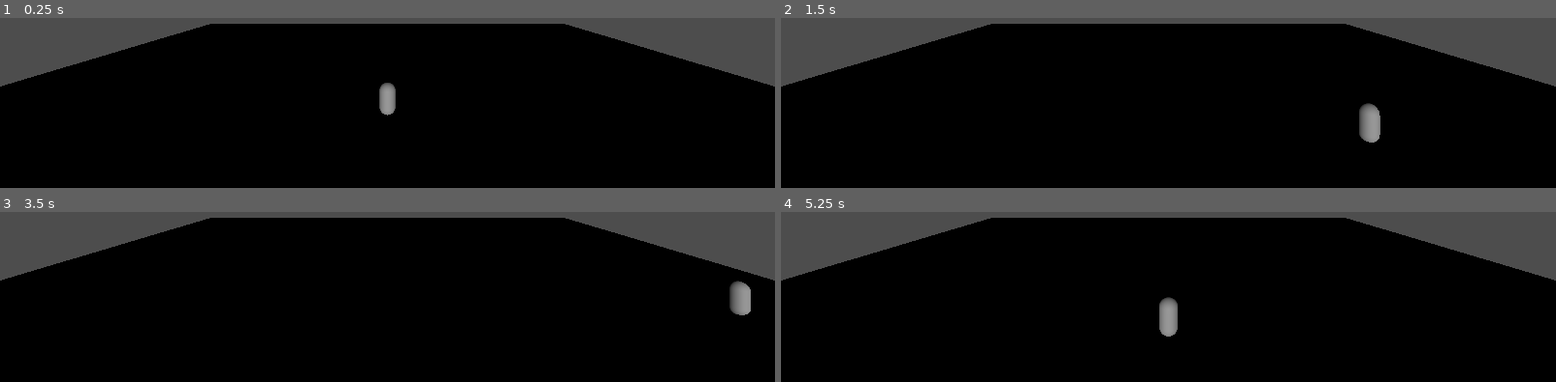
Above: before the commit, frames 1-4 (two rows, left to right).
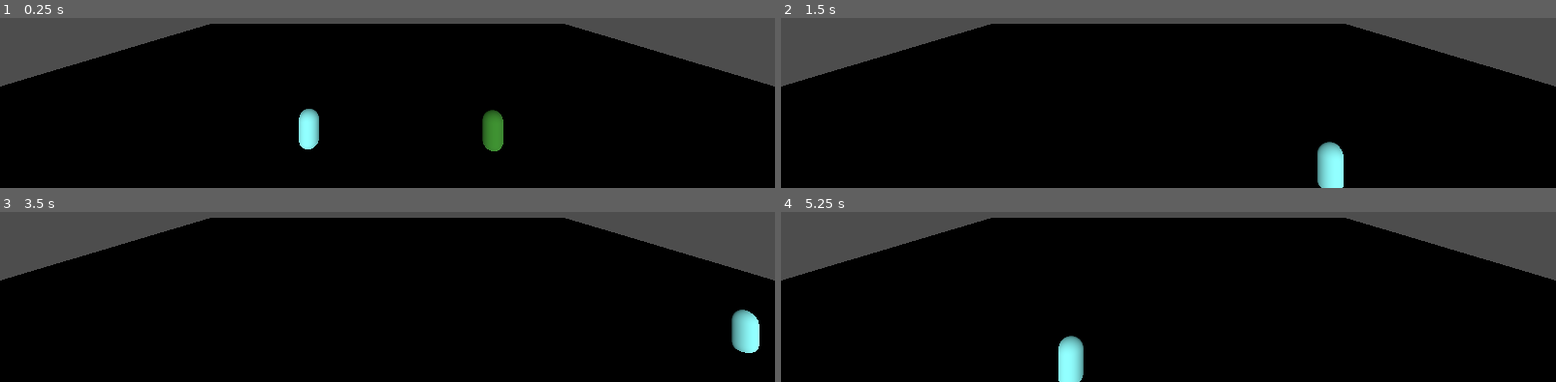
Above: after the commit, the same moments.

Repository: FlyingCowMaster/Shared-Custody
Game: Godot game, scene res://scenes/main.tscn
Same seed, same stepped clock (60 frames per second), same inputs: the game is played once before the commit and once after it.
Inputs:
- Up to frame 1 (0.25 s): no input
- Up to frame 2 (1.5 s): tap Enter at 0.5 s; hold D (move_right) 0.53-1.28 s; hold Down (move_down2, bound only after the commit) 0.53-1.28 s; tap Left (move_left2, bound only after the commit) at 0.8, 1.35 s; hold S (move_down) from 1.28 s (still down)
- Up to frame 3 (3.5 s): tap Right (move_right2, bound only after the commit) at 1.55 s; release S (move_down) at 2.03 s; hold D (move_right) 2.03-2.78 s; hold Right (move_right2, bound only after the commit) 2.03-2.78 s; tap Up (move_up2, bound only after the commit) at 2.3, 2.85 s; tap Space at 2.75 s; hold W (move_up) from 2.78 s (still down); tap Down (move_down2, bound only after the commit) at 3.05 s
- Up to frame 4 (5.25 s): release W (move_up) at 3.53 s; hold Down (move_down2, bound only after the commit) 3.53-4.28 s; hold A (move_left) 3.53-5.03 s; tap Left (move_left2, bound only after the commit) at 3.8, 4.35 s; tap Right (move_right2, bound only after the commit) at 4.55 s; hold S (move_down) from 5.03 s (still down); hold Right (move_right2, bound only after the commit) from 5.03 s (still down)

The runs differ from the first frame. In frame 1, 1.5% of the frame differs, in the area x 38-65%, y 38-79%; in frame 2, 1.4%; in frame 3, 1.2%; in frame 4, 1.3%.

Commit message:
seperated player into father and mother scenes

Diff:
--- a/shared-custody/project.godot
+++ b/shared-custody/project.godot
@@ -48,6 +48,26 @@
 "events": [Object(InputEventKey,"resource_local_to_scene":false,"resource_name":"","device":-1,"window_id":0,"alt_press …(192 unchanged characters)…
 ]
 }
+move_up2={
+"deadzone": 0.2,
+"events": [Object(InputEventKey,"resource_local_to_scene":false,"resource_name":"","device":-1,"window_id":0,"alt_pressed":false,"shift_pressed":false,"ctrl_pressed":false,"meta_pressed":false,"pressed":false,"keycode":0,"physical_keycode":4194320,"key_label":0,"unicode":0,"location":0,"echo":false,"script":null)
+]
+}
+move_down2={
+"deadzone": 0.2,
+"events": [Object(InputEventKey,"resource_local_to_scene":false,"resource_name":"","device":-1,"window_id":0,"alt_pressed":false,"shift_pressed":false,"ctrl_pressed":false,"meta_pressed":false,"pressed":false,"keycode":0,"physical_keycode":4194322,"key_label":0,"unicode":0,"location":0,"echo":false,"script":null)
+]
+}
+move_left2={
+"deadzone": 0.2,
+"events": [Object(InputEventKey,"resource_local_to_scene":false,"resource_name":"","device":-1,"window_id":0,"alt_pressed":false,"shift_pressed":false,"ctrl_pressed":false,"meta_pressed":false,"pressed":false,"keycode":0,"physical_keycode":4194319,"key_label":0,"unicode":0,"location":0,"echo":false,"script":null)
+]
+}
+move_right2={
+"deadzone": 0.2,
+"events": [Object(InputEventKey,"resource_local_to_scene":false,"resource_name":"","device":-1,"window_id":0,"alt_pressed":false,"shift_pressed":false,"ctrl_pressed":false,"meta_pressed":false,"pressed":false,"keycode":0,"physical_keycode":4194321,"key_label":0,"unicode":0,"location":0,"echo":false,"script":null)
+]
+}
 
 [rendering]
 
--- /dev/null
+++ b/shared-custody/scenes/father.tscn
@@ -0,0 +1,20 @@
+[gd_scene load_steps=5 format=3 uid="uid://diirsbe27rlth"]
+
+[ext_resource type="Script" uid="uid://d0qahpmitxhvx" path="res://scripts/father.gd" id="1_ltch0"]
+
+[sub_resource type="CapsuleShape3D" id="CapsuleShape3D_g2els"]
+
+[sub_resource type="StandardMaterial3D" id="StandardMaterial3D_ltch0"]
+albedo_color = Color(0.21960784, 0.56078434, 0.16078432, 1)
+
+[sub_resource type="CapsuleMesh" id="CapsuleMesh_3vyb7"]
+material = SubResource("StandardMaterial3D_ltch0")
+
+[node name="Father" type="CharacterBody3D"]
+script = ExtResource("1_ltch0")
+
+[node name="CollisionShape3D" type="CollisionShape3D" parent="."]
+shape = SubResource("CapsuleShape3D_g2els")
+
+[node name="MeshInstance3D" type="MeshInstance3D" parent="."]
+mesh = SubResource("CapsuleMesh_3vyb7")
--- a/shared-custody/scenes/main.tscn
+++ b/shared-custody/scenes/main.tscn
@@ -1,6 +1,7 @@
-[gd_scene load_steps=4 format=3 uid="uid://dskd24wir2iks"]
+[gd_scene load_steps=5 format=3 uid="uid://dskd24wir2iks"]
 
-[ext_resource type="PackedScene" uid="uid://b5ciqr1hop5a7" path="res://scenes/player.tscn" id="1_o5qli"]
+[ext_resource type="PackedScene" uid="uid://diirsbe27rlth" path="res://scenes/father.tscn" id="1_0wfyh"]
+[ext_resource type="PackedScene" uid="uid://b5ciqr1hop5a7" path="res://scenes/mother.tscn" id="1_o5qli"]
 
 [sub_resource type="BoxShape3D" id="BoxShape3D_o5qli"]
 size = Vector3(60, 2, 60)
@@ -24,5 +25,8 @@
 [node name="MeshInstance3D" type="MeshInstance3D" parent="Floor"]
 mesh = SubResource("BoxMesh_0wfyh")
 
-[node name="Player" parent="." instance=ExtResource("1_o5qli")]
-transform = Transform3D(1, 0, 0, 0, 1, 0, 0, 0, 1, 0, 1.9212532, 0)
+[node name="Father" parent="." instance=ExtResource("1_0wfyh")]
+transform = Transform3D(1, 0, 0, 0, 1, 0, 0, 0, 1, 5.249, 1, 3.522)
+
+[node name="Mother" parent="." instance=ExtResource("1_o5qli")]
+transform = Transform3D(1, 0, 0, 0, 1, 0, 0, 0, 1, -3.9564576, 1, 3.381178)
--- /dev/null
+++ b/shared-custody/scenes/mother.tscn
@@ -0,0 +1,20 @@
+[gd_scene load_steps=5 format=3 uid="uid://b5ciqr1hop5a7"]
+
+[ext_resource type="Script" uid="uid://ds1fql087k7s4" path="res://scripts/mother.gd" id="1_3vyb7"]
+
+[sub_resource type="CapsuleShape3D" id="CapsuleShape3D_g2els"]
+
+[sub_resource type="StandardMaterial3D" id="StandardMaterial3D_gyyn4"]
+albedo_color = Color(0.56078434, 1, 1, 1)
+
+[sub_resource type="CapsuleMesh" id="CapsuleMesh_t7ftk"]
+material = SubResource("StandardMaterial3D_gyyn4")
+
+[node name="Player" type="CharacterBody3D"]
+script = ExtResource("1_3vyb7")
+
+[node name="CollisionShape3D" type="CollisionShape3D" parent="."]
+shape = SubResource("CapsuleShape3D_g2els")
+
+[node name="MeshInstance3D" type="MeshInstance3D" parent="."]
+mesh = SubResource("CapsuleMesh_t7ftk")
--- a/shared-custody/scenes/player.tscn
+++ /dev/null
@@ -1,16 +0,0 @@
-[gd_scene load_steps=4 format=3 uid="uid://b5ciqr1hop5a7"]
-
-[ext_resource type="Script" uid="uid://ds1fql087k7s4" path="res://scripts/playerScript.gd" id="1_3vyb7"]
-
-[sub_resource type="CapsuleShape3D" id="CapsuleShape3D_g2els"]
-
-[sub_resource type="CapsuleMesh" id="CapsuleMesh_3vyb7"]
-
-[node name="Player" type="CharacterBody3D"]
-script = ExtResource("1_3vyb7")
-
-[node name="CollisionShape3D" type="CollisionShape3D" parent="."]
-shape = SubResource("CapsuleShape3D_g2els")
-
-[node name="MeshInstance3D" type="MeshInstance3D" parent="."]
-mesh = SubResource("CapsuleMesh_3vyb7")
--- /dev/null
+++ b/shared-custody/scripts/father.gd
@@ -0,0 +1,37 @@
+extends CharacterBody3D
+
+# How fast the player moves in meters per second.
+@export var speed = 14
+# The downward acceleration when in the air, in meters per second squared.
+@export var fall_acceleration = 75
+
+var target_velocity = Vector3.ZERO
+
+
+func _physics_process(delta):
+	var direction = Vector3.ZERO
+
+	if Input.is_action_pressed("move_right2"):
+		direction.x += 1
+	if Input.is_action_pressed("move_left2"):
+		direction.x -= 1
+	if Input.is_action_pressed("move_down2"):
+		direction.z += 1
+	if Input.is_action_pressed("move_up2"):
+		direction.z -= 1
+
+	if direction != Vector3.ZERO:
+		direction = direction.normalized()
+		# Setting the basis property will affect the rotation of the node.
+
+	# Ground Velocity
+	target_velocity.x = direction.x * speed
+	target_velocity.z = direction.z * speed
+
+	# Vertical Velocity
+	if not is_on_floor(): # If in the air, fall towards the floor. Literally gravity
+		target_velocity.y = target_velocity.y - (fall_acceleration * delta)
+
+	# Moving the Character
+	velocity = target_velocity
+	move_and_slide()
Not shown, added: shared-custody/scripts/father.gd.uid
Renamed: shared-custody/scripts/playerScript.gd -> shared-custody/scripts/mother.gd
Renamed: shared-custody/scripts/playerScript.gd.uid -> shared-custody/scripts/mother.gd.uid
